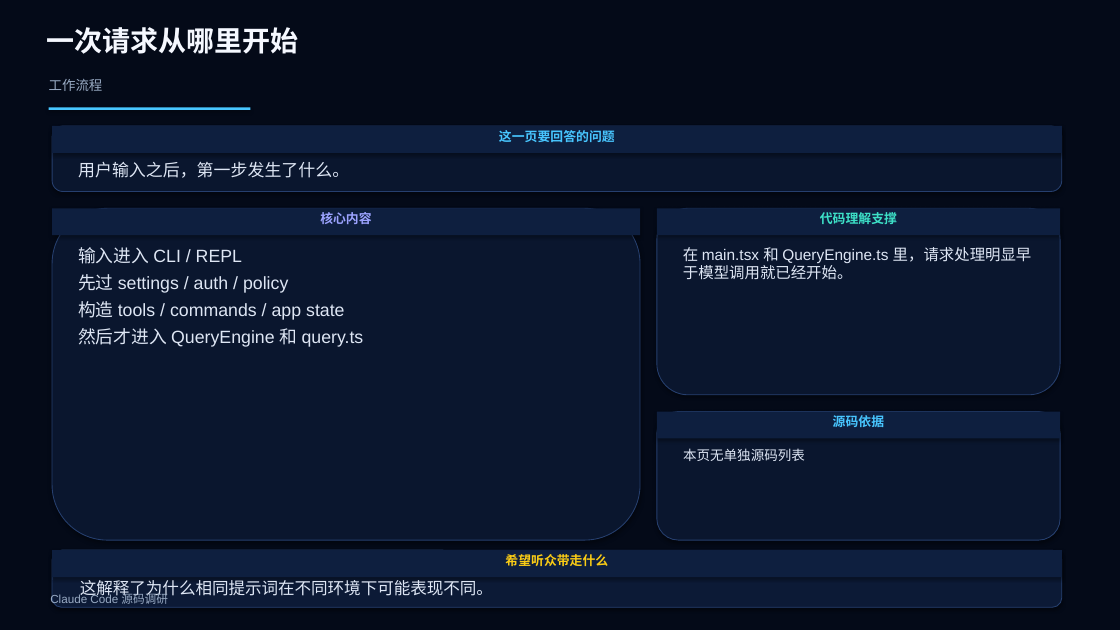
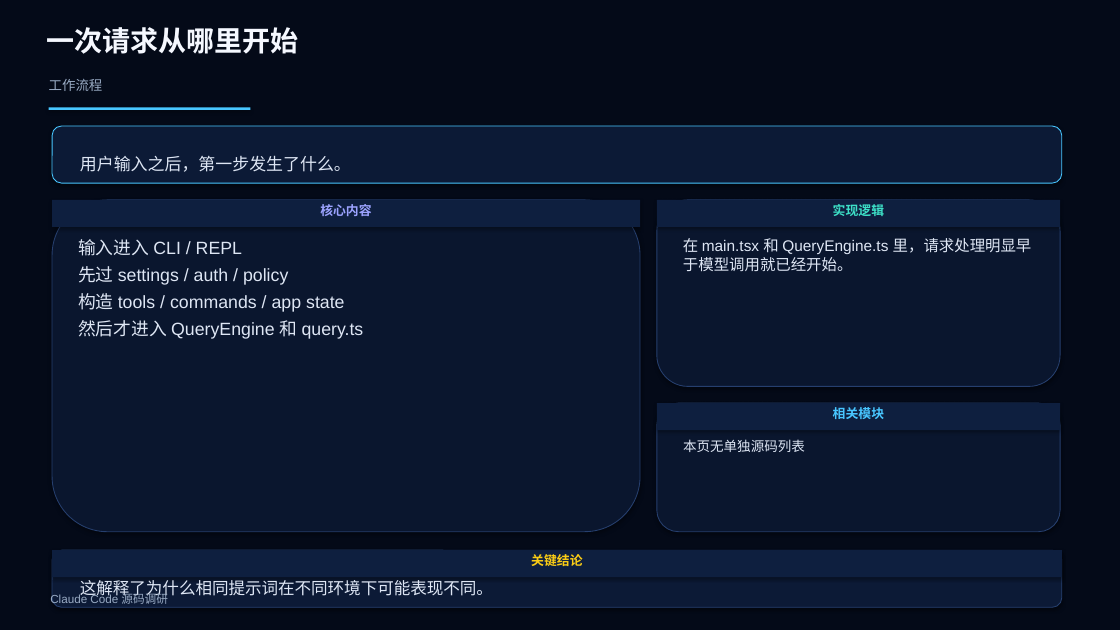
Before and after one commit to boboliu-1010/ccode, a slide deck: slide 9 of docs/zh/10-Claude Code 源码调研.pptx. Drawn at 1120x630 pixels with LibreOffice and Linux fonts; fonts in the diff are those of the drawing. Boxes give left, top, right and bottom in pixels: in the first picture for what was removed or moved away, otherwise in the second. Text is boxed around its words. In the diff, an @@ line names an element or a change of style, - is before the commit and + after.

Commit message:
Polish research presentation wording

```diff
--- a/docs/zh/10-Claude Code 源码调研.pptx
+++ b/docs/zh/10-Claude Code 源码调研.pptx
@@ rounded rectangle: place and size @@
-rounded rectangle at box(52, 126, 1062, 192)
+rounded rectangle at box(52, 126, 1062, 183)
@@ rounded rectangle at box(52, 126, 1062, 183): fill #0A162E to #0C1A36; outline #263F6E 0.75 pt to #48C6FF 0.75 pt @@
@@ rectangle removed at box(52, 126, 1062, 153) @@
-这一页要回答的问题
@@ text "用户输入之后，第一步发生了什么。": place and size @@
-text "用户输入之后，第一步发生了什么。" at box(78, 162, 349, 178)
+text "用户输入之后，第一步发生了什么。" at box(80, 155, 351, 172)
@@ rectangle removed at box(657, 208, 1060, 235) @@
-代码理解支撑
@@ rectangle added at box(657, 200, 1060, 227), fill #0E1F3F, 11 pt, text #3DE0C7, bold @@
+实现逻辑
@@ 3 texts, 3 rounded rectangles, 1 rectangle: place and size @@
-3 texts, 3 rounded rectangles, 1 rectangle at box(52, 208, 1060, 540)
+3 texts, 3 rounded rectangles, 1 rectangle at box(52, 200, 1060, 532)
@@ rectangle removed at box(657, 412, 1060, 439) @@
-源码依据
@@ rectangle added at box(657, 403, 1060, 430), fill #0E1F3F, 11 pt, text #48C6FF, bold @@
+相关模块
@@ text in rectangle at box(531, 554, 582, 566): text changed @@
-希望听众带走什么
+关键结论
```
Also in this commit, not shown: 53 other slides changed, 1 other file.
